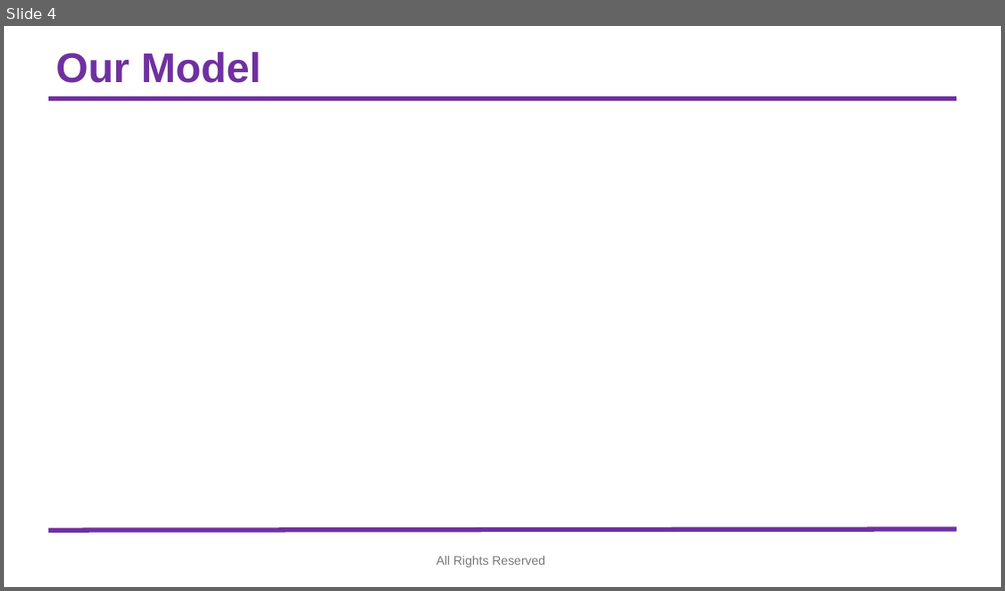
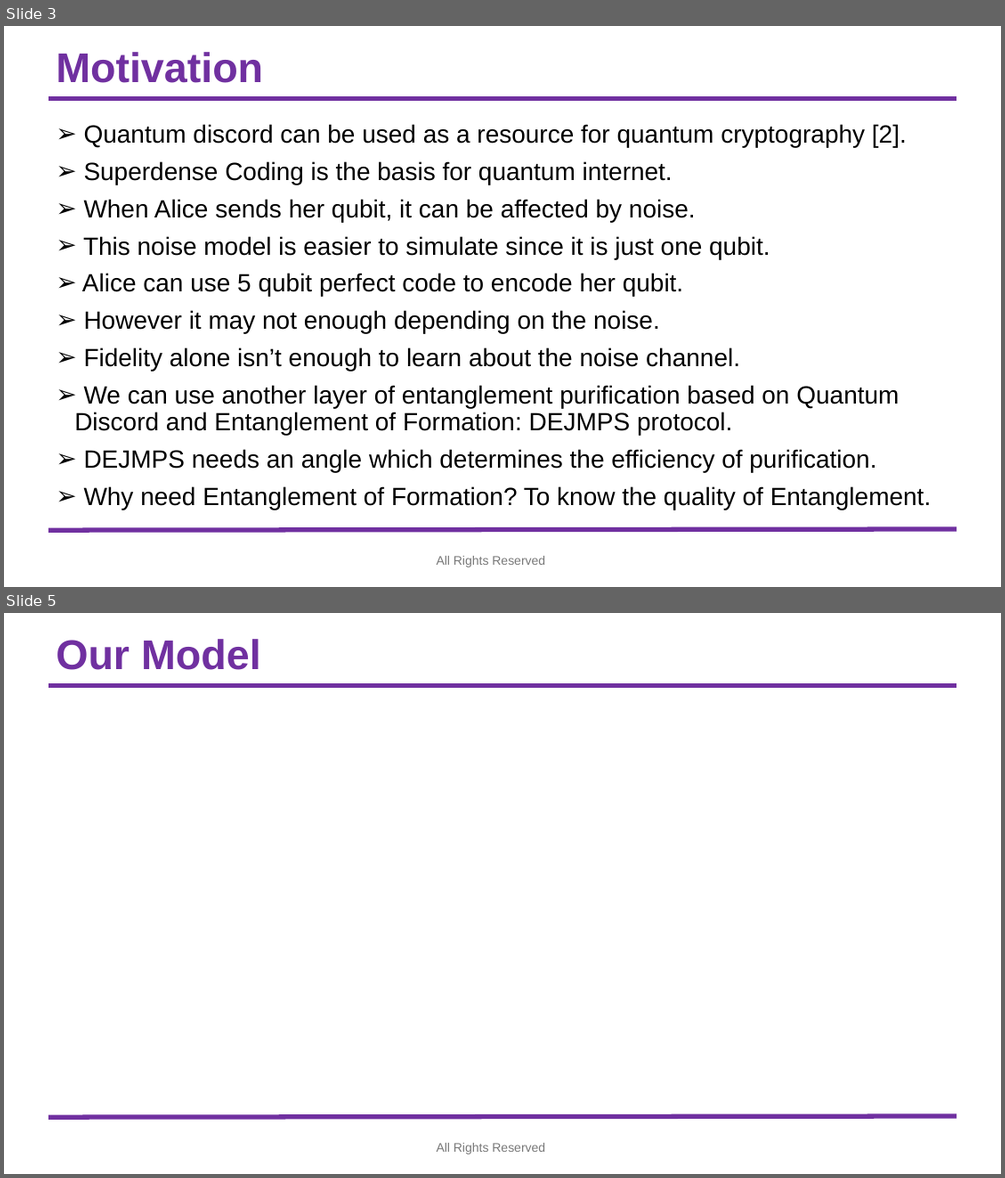
Before and after one commit to syedshubha/QNET25_Shubha, a slide deck: Fidelity_EntropyMatrics.pptx. Shown one above the other, each under a label of ours: slide 4 before the commit, slides 3 and 5 after it; the slides between them are not shown. The pictures are 1005x591 and 1005x1178 pixels, drawn with LibreOffice and Linux fonts; fonts in the diff are those of the drawing; grey boxes stand for pictures; background and template pictures are left out. Boxes give left, top, right and bottom in pixels: in the first picture for what was removed or moved away, otherwise in the second. Text is boxed around its words. In the diff, an @@ line names an element or a change of style, - is before the commit and + after.

```diff
--- a/Fidelity_EntropyMatrics.pptx
+++ b/Fidelity_EntropyMatrics.pptx
@@ slide 3 added at (4,26,1001,587), background #FFFFFF; not listed: 2 template elements that a slide beside it also shows @@
@@ title added at (56,52,263,83), 40 pt, text #7030A0, bold @@
+Motivation
@@ text added at (74,124,930,509), 24 pt, text #000000 @@
+➢ Quantum discord can be used as a resource for quantum cryptography [2].
+➢ Superdense Coding is the basis for quantum internet.
+➢ When Alice sends her qubit, it can be affected by noise.
+➢ This noise model is easier to simulate since it is just one qubit.
+➢ Alice can use 5 qubit perfect code to encode her qubit.
+➢ However it may not enough depending on the noise.
+➢ Fidelity alone isn’t enough to learn about the noise channel.
+➢ We can use another layer of entanglement purification based on Quantum Discord and Entanglement of Formation: DEJMPS protocol.
+➢ DEJMPS needs an angle which determines the efficiency of purification.
+➢ Why need Entanglement of Formation? To know the quality of Entanglement.
@@ text added at (437,556,545,567), 12 pt, text #797979 @@
+All Rights Reserved
@@ what was slide 4 is now slide 5 @@
```
Also in this commit, not shown: 3 slides changed, 1 other slide added.
